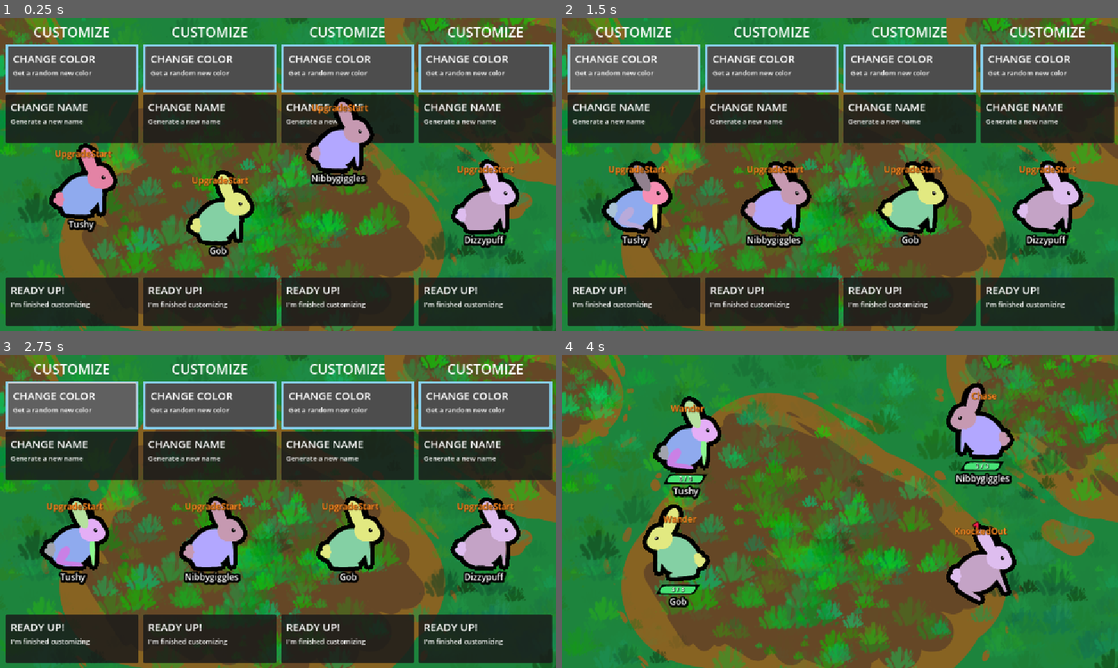
Above: before the commit, frames 1-4 (two rows, left to right).
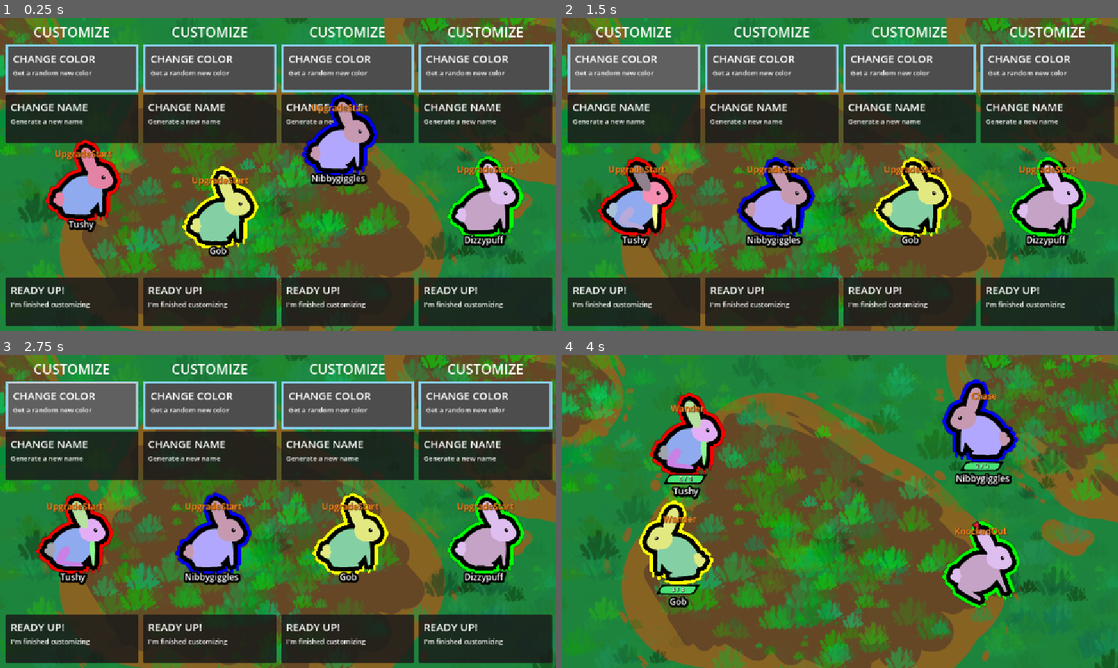
Above: after the commit, the same moments.

Repository: Galitie/tm2
Game: Godot game, scene res://test_scene.tscn
Same seed, same stepped clock (60 frames per second), same inputs: the game is played once before the commit and once after it. Sound files missing from this copy of the repository are replaced by a short silence.
Inputs (mouse positions are in pixels of both pictures, inside the frame that each line leads up to):
- Up to frame 1 (0.25 s): no input
- Up to frame 2 (1.5 s): click (634, 68) at 0.52 s; click (634, 68) at 1.27 s
- Up to frame 3 (2.75 s): click (72, 405) at 2.02 s
- Up to frame 4 (4 s): tap Enter (ui_accept) at 2.75, 3.02, 3.77 s; move the mouse to (962, 495) at 2.77 s; click (962, 495) at 2.92 s; move the mouse to (728, 527) at 3.52 s; click (728, 527) at 3.67 s

The runs differ from the first frame. In frame 1, 1.8% of the frame differs, in the area x 8-95%, y 24-74%; in frame 2, 1.9%; in frame 3, 1.9%; in frame 4, 1.9%, in the area x 13-83%, y 7-82%.

Commit message:
Player color monster and poop outlines. Fixed sudden death camera bug

Diff:
--- a/bomb.tscn
+++ b/bomb.tscn
@@ -15,6 +15,7 @@
 shader_parameter/colors = PackedVector4Array(0, 0, 0, 0, 0, 0, 0, 0, 0, 0, 0, 0, 0, 0, 0, 0, 0, 0, 0, 0, 0, 0, 0, 0, 0, 0, 0, 0, 0, 0, 0, 0, 0, 0, 0, 0, 0, 0, 0, 0)
 shader_parameter/line_thickness = 2.5
 shader_parameter/line_color = Color(0, 0, 0, 1)
+shader_parameter/outer_color = Color(0, 0, 0, 0)
 
 [sub_resource type="SpriteFrames" id="SpriteFrames_6w74q"]
 animations = [{
--- a/bunny.tscn
+++ b/bunny.tscn
@@ -21,6 +21,7 @@
 shader_parameter/colors = PackedVector4Array(0, 0, 0, 0, 0, 0, 0, 0, 0, 0, 0, 0, 0, 0, 0, 0, 0, 0, 0, 0, 0, 0, 0, 0, 0, 0, 0, 0, 0, 0, 0, 0, 0, 0, 0, 0, 0, 0, 0, 0)
 shader_parameter/line_thickness = 3.0
 shader_parameter/line_color = Color(0, 0, 0, 1)
+shader_parameter/outer_color = Color(0, 0, 0, 0)
 
 [sub_resource type="ShaderMaterial" id="ShaderMaterial_g5rs1"]
 shader = ExtResource("6_vonwv")
--- a/main.gd
+++ b/main.gd
@@ -86,7 +86,6 @@
 	if length > 0:
 		$PauseTimer.start(length)
 
-
 func freeze_frame(monster: Monster) -> void:
 	Globals.game.camera.global_position = monster.global_position
 	Globals.game.camera.zoom = Vector2(2.0, 2.0)
@@ -101,11 +100,9 @@
 		get_tree().create_tween().tween_property(sudden_death_overlay.material, "shader_parameter/Radius", 2.5, 1.0)
 		get_tree().create_tween().tween_property(camera, "zoom", Vector2(1.0, 1.0), 1.0).set_trans(Tween.TRANS_EXPO)
 		get_tree().create_tween().tween_property(camera, "global_position", Vector2(575.0, 325.0), 1.0).set_trans(Tween.TRANS_EXPO)
-		get_tree().create_tween().tween_property(audio_player, "volume_db", -80.0, 5.5).set_trans(Tween.TRANS_EXPO)
-		await get_tree().create_timer(5.5).timeout
+		await get_tree().create_tween().tween_property(audio_player, "volume_db", -80.0, 5.5).set_trans(Tween.TRANS_EXPO).finished
 		audio_player.playing = false
 		audio_player.volume_db = 0.0
-
 
 func _ready():
 	$PauseTimer.timeout.connect(_unpause)
@@ -266,12 +263,10 @@
 		monster.target_point = fight_pos.global_position
 
 
-
 func _on_sudden_death_timer_timeout():
 	camera_tracking = true
-	Globals.is_sudden_death_mode = true
-
-	audio_player.stream = await load("uid://bnd7vmemesdbl")
+
+	audio_player.stream = load("uid://bnd7vmemesdbl")
 	audio_player.play()
 
 	get_tree().create_tween().tween_property(sudden_death_overlay.material, "shader_parameter/Radius", SUDDEN_DEATH_MAX_RADIUS, 0.8).set_trans(Tween.TRANS_EXPO)
@@ -280,6 +275,7 @@
 	await get_tree().create_tween().tween_property(sudden_death_label, "scale", Vector2(1.0, 1.0), 0.2).set_trans(Tween.TRANS_EXPO).set_delay(0.4).finished
 	pause_game(1.0)
 	await get_tree().create_tween().tween_property(sudden_death_label, "scale", Vector2(100.0, 100.0), 0.2).set_trans(Tween.TRANS_EXPO).finished
+	Globals.is_sudden_death_mode = true
 	sudden_death_label.visible = false
 
 
--- a/monster.gd
+++ b/monster.gd
@@ -49,7 +49,7 @@
 
 var base_color: Color
 var secondary_color: Color
-
+@export var player_color: Color
 
 func _ready():
 	add_to_group("DepthEntity")
@@ -65,6 +65,7 @@
 	base_color = Color(randf_range(0.5, 1), randf_range(0.5, 1), randf_range(0.5, 1))
 	secondary_color = Color(randf_range(0.5, 1), randf_range(0.5, 1), randf_range(0.5, 1))
 
+	root.material.set_shader_parameter("outer_color", player_color)
 
 func SetCollisionRefs() -> void:
 	hitbox = $root/hitbox
--- a/monster.tscn
+++ b/monster.tscn
@@ -31,6 +31,7 @@
 shader_parameter/colors = PackedVector4Array(0, 0, 0, 0, 0, 0, 0, 0, 0, 0, 0, 0, 0, 0, 0, 0, 0, 0, 0, 0, 0, 0, 0, 0, 0, 0, 0, 0, 0, 0, 0, 0, 0, 0, 0, 0, 0, 0, 0, 0)
 shader_parameter/line_thickness = 3.0
 shader_parameter/line_color = Color(0, 0, 0, 1)
+shader_parameter/outer_color = Color(0, 0, 0, 0)
 
 [sub_resource type="RectangleShape2D" id="RectangleShape2D_5105l"]
 
--- a/outline.gdshader
+++ b/outline.gdshader
@@ -11,12 +11,14 @@
 
 uniform float line_thickness : hint_range(0.0, 10.0);
 uniform vec4 line_color : source_color = vec4(1.0);
+uniform vec4 outer_color : source_color = vec4(0.0);
 uniform sampler2D screen_texture : hint_screen_texture, repeat_disable, filter_nearest;
 
 void fragment() {
 	// Get the size of the pixels on screen, and create a variable for out outline
 	vec2 size = line_thickness * SCREEN_PIXEL_SIZE;
 	float outline = 0.0;
+	float outer_outline = 0.0;
 
 	// Get the texture from the screen
 	vec4 color = texture(screen_texture, SCREEN_UV);
@@ -27,6 +29,9 @@
 	for (int i = 0; i < OFFSETS.length(); i++) {
 		vec2 coordinate_offset = SCREEN_UV + size * OFFSETS[i];
 		outline += texture(screen_texture, coordinate_offset).a;
+
+		vec2 outer_offset = SCREEN_UV + size * 2.0 * OFFSETS[i];
+		outer_outline += texture(screen_texture, outer_offset).a;
 	}
 
 	// Force outline to 1 or 0
@@ -56,5 +61,13 @@
 		color.rgb /= color.a;
 	}
 
-	COLOR = mix(color, line_color, outline - color.a);
+	if (outline > 0.0) {
+		COLOR = mix(color, line_color, outline - color.a);
+	}
+	else if (outer_outline > 0.0) {
+		COLOR = mix(color, outer_color, outer_outline - color.a);
+	}
+	else {
+		COLOR = vec4(0.0);
+	}
 }
--- a/poop.gd
+++ b/poop.gd
@@ -18,6 +18,7 @@
 func _ready():
 	if is_a_summon:
 		sprite.play("gun")
+		$CanvasGroup.material.set_shader_parameter("outer_color", monster.player_color)
 
 	if not is_a_summon:
 		collision.disabled = true
@@ -26,7 +27,6 @@
 	velocity = Vector2.ZERO
 	poop_shoot_interval = randf_range(5,15)
 	$AnimationPlayer.play("idle")
-
 
 func _physics_process(delta):
 	if is_a_summon and is_not_colliding() and not collision_added:
--- a/poop.tscn
+++ b/poop.tscn
@@ -8,11 +8,13 @@
 [ext_resource type="Texture2D" uid="uid://d34o21umbbvac" path="res://poop_shoot.png" id="5_xsvd0"]
 
 [sub_resource type="ShaderMaterial" id="ShaderMaterial_a7brd"]
+resource_local_to_scene = true
 shader = ExtResource("1_a7brd")
 shader_parameter/positions = PackedVector2Array(0, 0, 0, 0, 0, 0, 0, 0, 0, 0, 0, 0, 0, 0, 0, 0, 0, 0, 0, 0)
 shader_parameter/colors = PackedVector4Array(0, 0, 0, 0, 0, 0, 0, 0, 0, 0, 0, 0, 0, 0, 0, 0, 0, 0, 0, 0, 0, 0, 0, 0, 0, 0, 0, 0, 0, 0, 0, 0, 0, 0, 0, 0, 0, 0, 0, 0)
 shader_parameter/line_thickness = 2.5
 shader_parameter/line_color = Color(0, 0, 0, 1)
+shader_parameter/outer_color = Color(0, 0, 0, 0)
 
 [sub_resource type="AtlasTexture" id="AtlasTexture_uuxsx"]
 atlas = ExtResource("1_lpi03")
--- a/test_scene.tscn
+++ b/test_scene.tscn
@@ -62,6 +62,7 @@
 [node name="Monster" parent="Player1" node_paths=PackedStringArray("player") instance=ExtResource("1_7a21h")]
 position = Vector2(262, 192)
 player = NodePath("..")
+player_color = Color(1, 0, 0, 1)
 
 [node name="CustomizePos" type="Node2D" parent="Player1"]
 position = Vector2(149, 400)
@@ -82,6 +83,7 @@
 [node name="Monster" parent="Player2" node_paths=PackedStringArray("player") instance=ExtResource("1_7a21h")]
 position = Vector2(878, 185)
 player = NodePath("..")
+player_color = Color(0, 0, 1, 1)
 
 [node name="CustomizePos" type="Node2D" parent="Player2"]
 position = Vector2(436, 400)
@@ -102,6 +104,7 @@
 [node name="Monster" parent="Player3" node_paths=PackedStringArray("player") instance=ExtResource("1_7a21h")]
 position = Vector2(251, 439)
 player = NodePath("..")
+player_color = Color(1, 1, 0, 1)
 
 [node name="UpgradePos" type="Node2D" parent="Player3"]
 position = Vector2(720, 575)
@@ -122,6 +125,7 @@
 [node name="Monster" parent="Player4" node_paths=PackedStringArray("player") instance=ExtResource("1_7a21h")]
 position = Vector2(864, 459)
 player = NodePath("..")
+player_color = Color(0, 1, 0, 1)
 
 [node name="UpgradePos" type="Node2D" parent="Player4"]
 position = Vector2(1000, 575)
